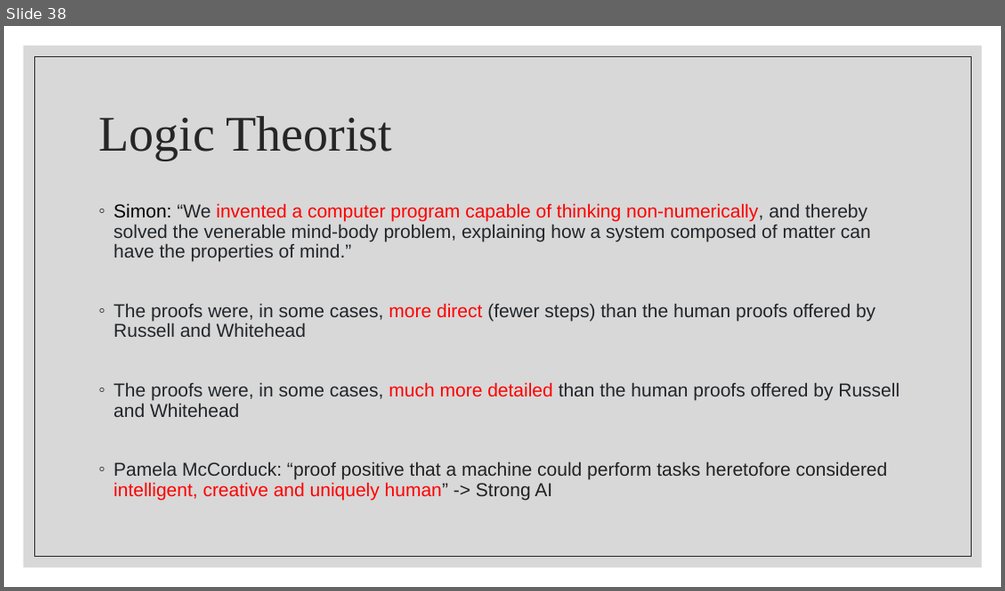
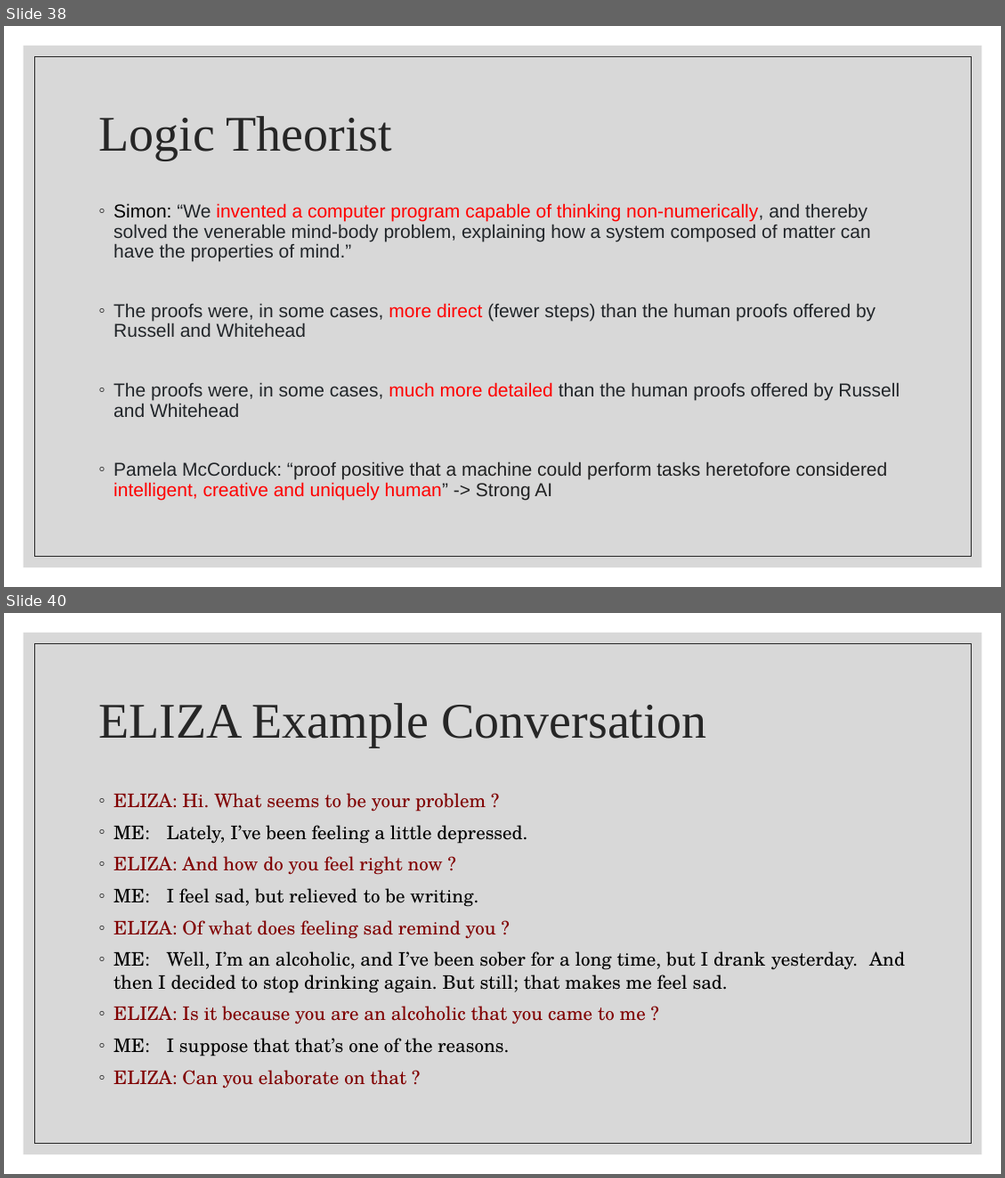
Before and after one commit to wutmeownow/phys441, a slide deck: JupyterNotebooks/LLS/Lecture3.pptx. Shown one above the other, each under a label of ours: slide 38 before the commit, slides 38 and 40 after it; the slides between them are not shown. The pictures are 1005x591 and 1005x1178 pixels, drawn with LibreOffice and Linux fonts; fonts in the diff are those of the drawing. Boxes give left, top, right and bottom in pixels: in the first picture for what was removed or moved away, otherwise in the second. Text is boxed around its words. In the diff, an @@ line names an element or a change of style, - is before the commit and + after.

```diff
--- a/JupyterNotebooks/LLS/Lecture3.pptx
+++ b/JupyterNotebooks/LLS/Lecture3.pptx
@@ slide 40 added at (x1=4, y1=613, x2=1001, y2=1174), background #FFFFFF; not listed: 2 template elements that a slide beside it also shows @@
@@ title added at (x1=98, y1=703, x2=707, y2=747), 48 pt, text #262626 @@
+ELIZA Example Conversation
@@ text added at (x1=113, y1=793, x2=905, y2=1088), 18 pt, text #000000 @@
+◦ ELIZA: Hi. What seems to be your problem ?
+◦ ME: Lately, I’ve been feeling a little depressed.
+◦ ELIZA: And how do you feel right now ?
+◦ ME: I feel sad, but relieved to be writing.
+◦ ELIZA: Of what does feeling sad remind you ?
+◦ ME: Well, I’m an alcoholic, and I’ve been sober for a long time, but I drank yesterday. And then I decided to stop drinking again. But still; that makes me feel sad.
+◦ ELIZA: Is it because you are an alcoholic that you came to me ?
+◦ ME: I suppose that that’s one of the reasons.
+◦ ELIZA: Can you elaborate on that ?
```
Also in this commit, not shown: 4 other slides added, 1 other file.
